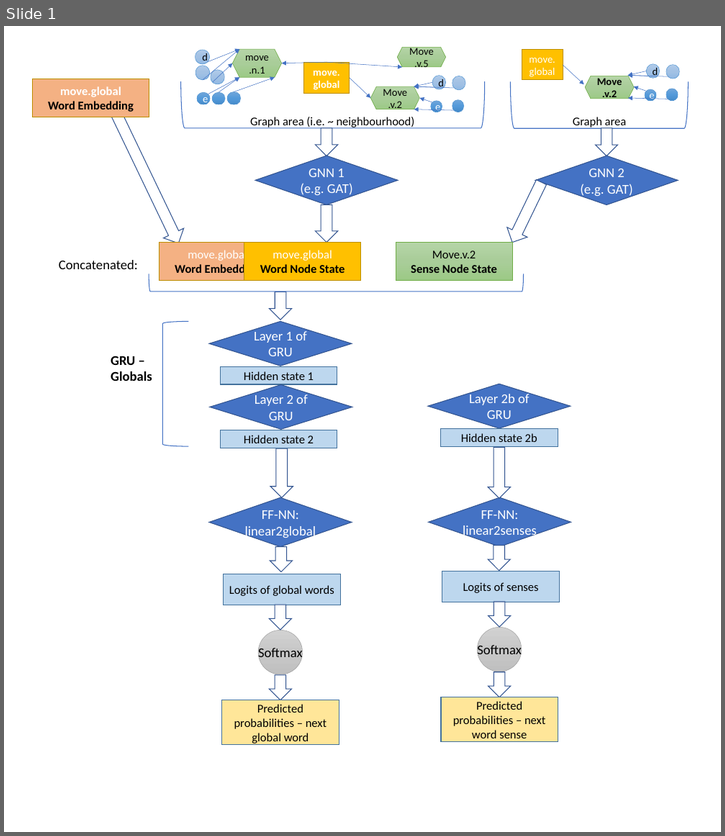
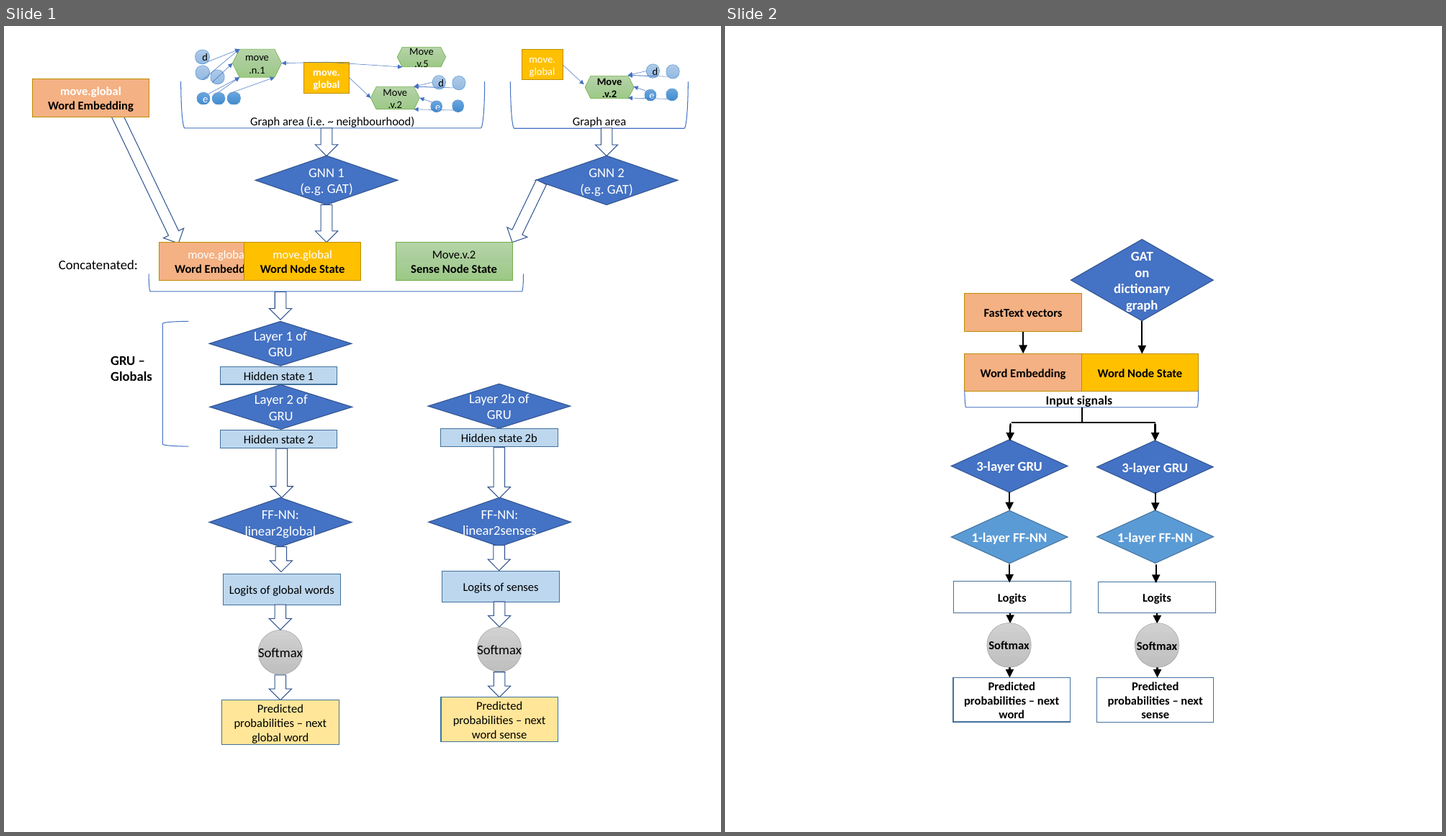
Before and after one commit to AndreaLK3/Multi-sense-LM, a slide deck: Media/SenseArchitecture.pptx. Shown side by side, each under a label of ours: slide 1 before the commit, slides 1 and 2 after it. The pictures are 725x836 and 1446x836 pixels, drawn with LibreOffice and Linux fonts; fonts in the diff are those of the drawing. Boxes give left, top, right and bottom in pixels: in the first picture for what was removed or moved away, otherwise in the second. Text is boxed around its words. In the diff, an @@ line names an element or a change of style, - is before the commit and + after.

```diff
--- a/Media/SenseArchitecture.pptx
+++ b/Media/SenseArchitecture.pptx
@@ slide 2 added at bbox=[725, 26, 1442, 832], background #FFFFFF @@
@@ diamond added at bbox=[1071, 240, 1213, 321], fill #4472C4, outline #325491 1 pt, 18 pt, text #FFFFFF, bold @@
+GAT
+on dictionary graph
@@ rectangle added at bbox=[965, 294, 1081, 332], fill #F4B183, outline #BD8E00 1 pt, 16 pt, text #000000, bold @@
+FastText vectors
@@ arrow added from (1143, 302) to (1143, 354), #000000 2.25 pt @@
@@ arrow added from (1023, 326) to (1023, 354), #000000 2.25 pt @@
@@ rectangle added at bbox=[965, 354, 1081, 392], fill #F4B183, outline #BD8E00 1 pt, 16 pt, text #000000, bold @@
+Word Embedding
@@ rectangle added at bbox=[1081, 354, 1199, 392], fill #FFC000, outline #BD8E00 1 pt, 16 pt, text #000000, bold @@
+Word Node State
@@ left bracket added at bbox=[964, 391, 1199, 408], outline #4472C4 1 pt @@
@@ text added at bbox=[1046, 395, 1112, 409], 17 pt, text #000000, bold @@
+Input signals
@@ line added from (1082, 408) to (1082, 423), #000000 2 pt @@
@@ arrow added from (1011, 425) to (1010, 441), #000000 2.25 pt @@
@@ line added from (1156, 423) to (1012, 423), #000000 2 pt @@
@@ arrow added from (1156, 425) to (1156, 441), #000000 2.25 pt @@
@@ diamond added at bbox=[952, 440, 1068, 493], fill #4472C4, outline #325491 1 pt, 18 pt, text #FFFFFF, bold @@
+3-layer GRU
@@ diamond added at bbox=[1097, 441, 1213, 493], fill #4472C4, outline #325491 1 pt, 18 pt, text #FFFFFF, bold @@
+3-layer GRU
@@ arrow added from (1009, 493) to (1009, 511), #000000 2.25 pt @@
@@ arrow added from (1156, 493) to (1156, 512), #000000 2.25 pt @@
@@ diamond added at bbox=[952, 511, 1068, 564], fill #5B9BD5, outline #43739E 1 pt, 18 pt, text #FFFFFF, bold @@
+1-layer FF-NN
@@ diamond added at bbox=[1097, 511, 1214, 563], fill #5B9BD5, outline #43739E 1 pt, 18 pt, text #FFFFFF, bold @@
+1-layer FF-NN
@@ arrow added from (1009, 565) to (1009, 583), #000000 2.25 pt @@
@@ arrow added from (1156, 565) to (1156, 583), #000000 2.25 pt @@
@@ rectangle added at bbox=[954, 583, 1071, 614], fill #FFFFFF, outline #43739E 1 pt, 16 pt, text #000000, bold @@
+Logits
@@ rectangle added at bbox=[1099, 583, 1215, 614], fill #FFFFFF, outline #43739E 1 pt, 16 pt, text #000000, bold @@
+Logits
@@ arrow added from (1010, 606) to (1010, 624), #000000 2.25 pt @@
@@ arrow added from (1158, 606) to (1158, 624), #000000 2.25 pt @@
@@ ellipse added at bbox=[987, 624, 1031, 668], fill gradient #D2D2D2 to #C8C8C8 to #C0C0C0, outline #A5A5A5 0.5 pt, 16 pt, text #000000, bold @@
+Softmax
@@ ellipse added at bbox=[1135, 624, 1179, 668], fill gradient #D2D2D2 to #C8C8C8 to #C0C0C0, outline #A5A5A5 0.5 pt, 16 pt, text #000000, bold @@
+Softmax
@@ arrow added from (1009, 660) to (1009, 678), #000000 2.25 pt @@
@@ arrow added from (1158, 660) to (1158, 678), #000000 2.25 pt @@
@@ rectangle added at bbox=[953, 678, 1070, 723], fill #FFFFFF, outline #43739E 1.5 pt, 16 pt, text #000000, bold @@
+Predicted probabilities – next word
@@ rectangle added at bbox=[1097, 678, 1214, 723], fill #FFFFFF, outline #43739E 1 pt, 16 pt, text #000000, bold @@
+Predicted probabilities – next sense
```
Also in this commit, not shown: 34 other files.
